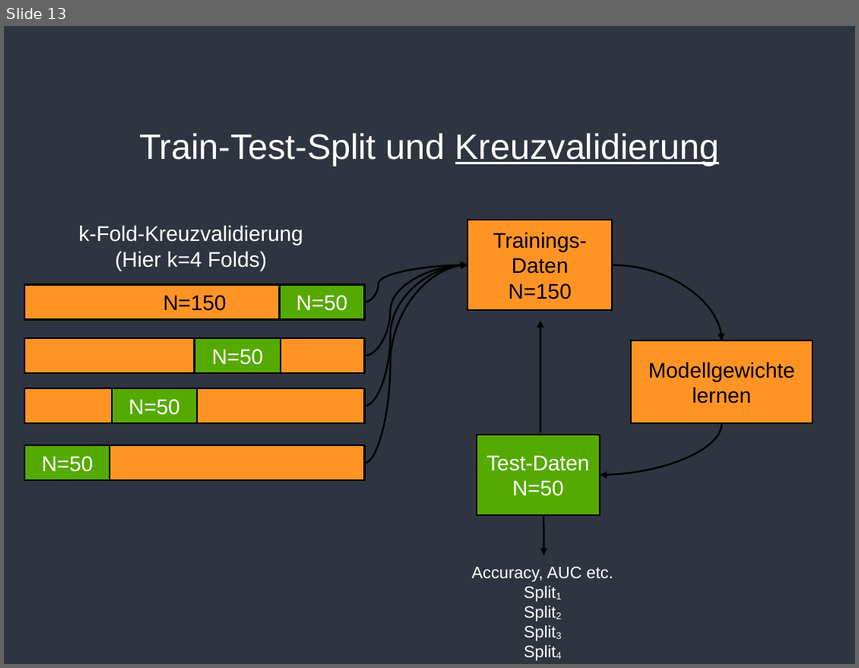
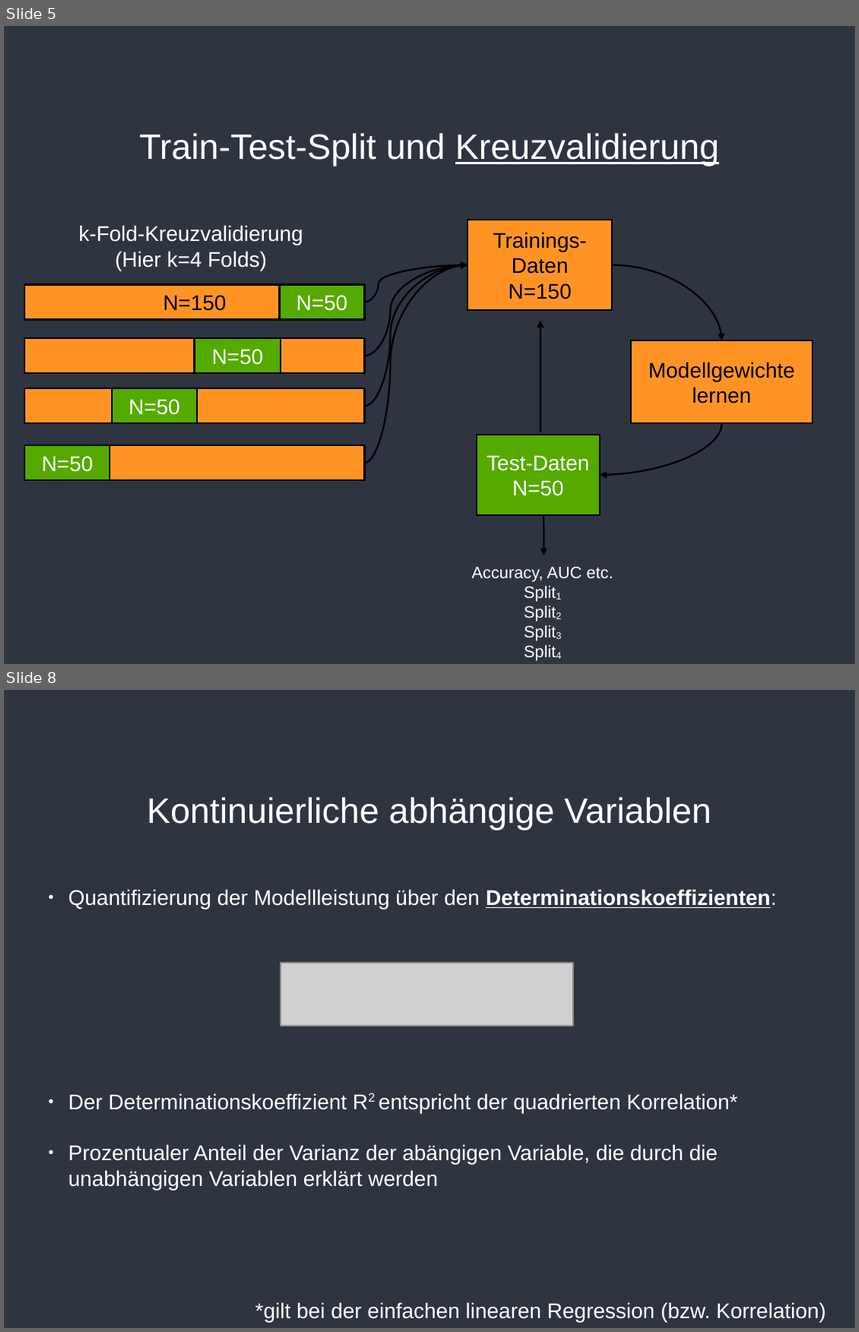
Before and after one commit to pbierwirth/teaching, a slide deck: slides/Sitzung_11.odp. Shown one above the other, each under a label of ours: slide 13 before the commit, slides 5 and 8 after it; the slides between them are not shown. The pictures are 859x668 and 859x1332 pixels, drawn with LibreOffice and Linux fonts; fonts in the diff are those of the drawing; grey boxes stand for pictures; background and template pictures are left out. Boxes give left, top, right and bottom in pixels: in the first picture for what was removed or moved away, otherwise in the second. Text is boxed around its words. In the diff, an @@ line names an element or a change of style, - is before the commit and + after.

```diff
--- a/slides/Sitzung_11.odp
+++ b/slides/Sitzung_11.odp
@@ slide 8 added at [4, 690, 855, 1328], background #2E3440 @@
@@ title added at [147, 797, 712, 830], 30 pt, text #FFFFFF @@
+Kontinuierliche abhängige Variablen
@@ text added at [69, 889, 777, 1190], 18 pt, text #FFFFFF @@
+● Quantifizierung der Modellleistung über den Determinationskoeffizienten:
+● Der Determinationskoeffizient R2 entspricht der quadrierten Korrelation*
+● Prozentualer Anteil der Varianz der abängigen Variable, die durch die unabhängigen Variablen erklärt werden
@@ picture added at [281, 962, 573, 1025] @@
@@ text added at [256, 1303, 826, 1322], 18 pt, text #FFFFFF @@
+*gilt bei der einfachen linearen Regression (bzw. Korrelation)
@@ what was slide 13 is now slide 5 @@
```
Also in this commit, not shown: 2 slides changed, 4 other slides added, 11 slides removed, 1 other file.
